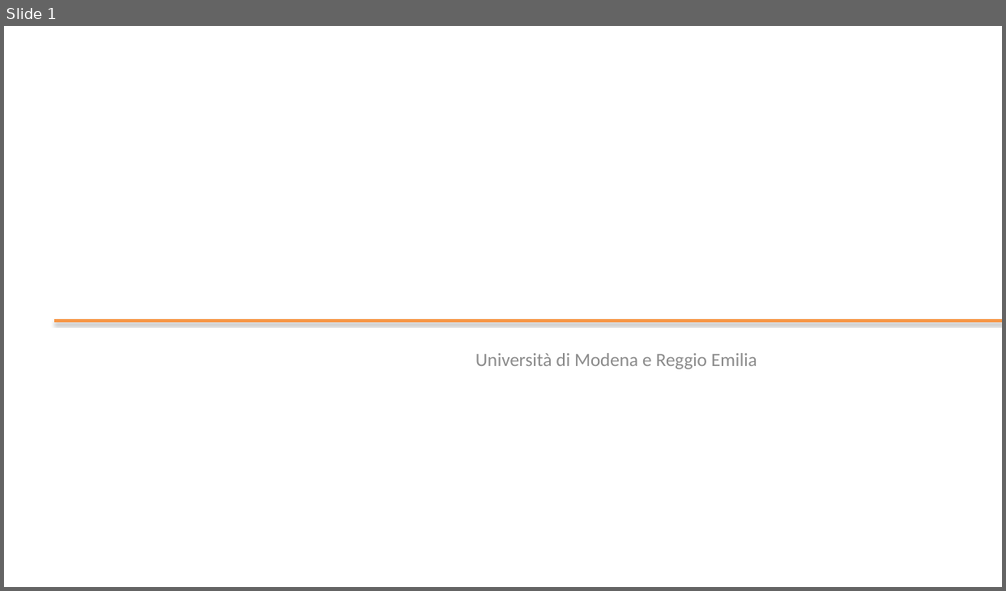
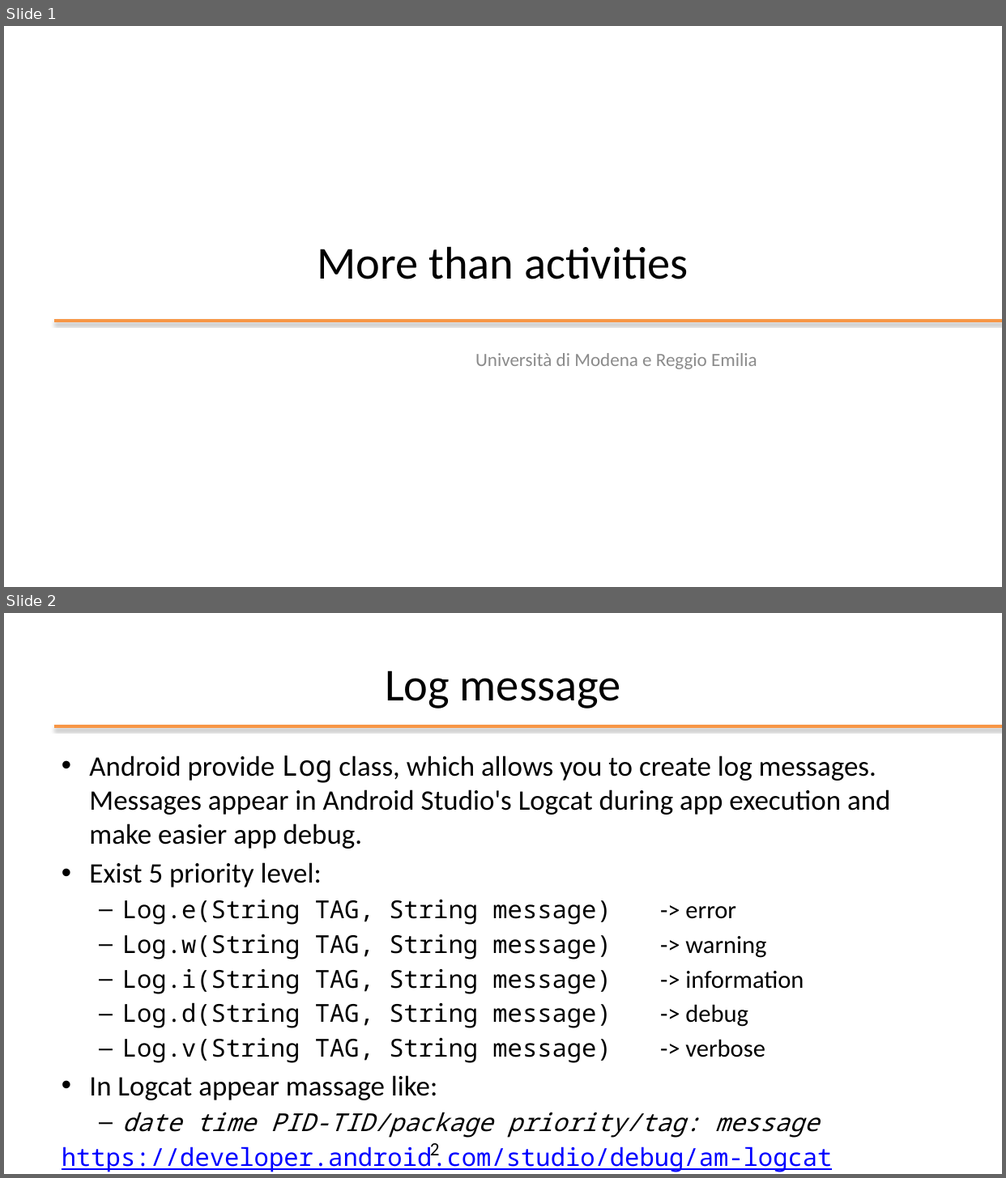
Before and after one commit to kevinmala00/ATTIVITA-PROGETTUALE, a slide deck: slides/05 - More than activities.pptx. Shown one above the other, each under a label of ours: slide 1 before the commit, slides 1 and 2 after it. The pictures are 1006x591 and 1006x1178 pixels, drawn with LibreOffice and Linux fonts; fonts in the diff are those of the drawing; background and template pictures are left out. Boxes give left, top, right and bottom in pixels: in the first picture for what was removed or moved away, otherwise in the second. Text is boxed around its words. In the diff, an @@ line names an element or a change of style, - is before the commit and + after.

```diff
--- a/slides/05 - More than activities.pptx
+++ b/slides/05 - More than activities.pptx
@@ slide 2 added at <box>4,613,1002,1174</box>, background #FFFFFF @@
@@ title added at <box>385,671,621,709</box>, 44 pt, text #000000 @@
+Log message
@@ line added from (54, 726) to (1002, 726), #F79646 3 pt @@
@@ text added at <box>62,756,890,1173</box>, 23.8 pt, text #000000 @@
+• Android provide Log class, which allows you to create log messages. Messages appear in Android Studio's Logcat during app execution and make easier app debug.
+• Exist 5 priority level:
+  – Log.e(String TAG, String message) -> error
+  – Log.w(String TAG, String message) -> warning
+  – Log.i(String TAG, String message) -> information
+  – Log.d(String TAG, String message) -> debug
+  – Log.v(String TAG, String message) -> verbose
+• In Logcat appear massage like:
+  – date time PID-TID/package priority/tag: message
+https://developer.android.com/studio/debug/am-logcat
@@ page number added at <box>430,1144,440,1156</box>, 18 pt, text #000000 @@
+2
@@ slide 1 changed as well @@
@@ title added at <box>317,246,688,280</box>, 44 pt, text #000000 @@
+More than activities
```
Also in this commit, not shown: 36 other slides added, 1 slide removed.
